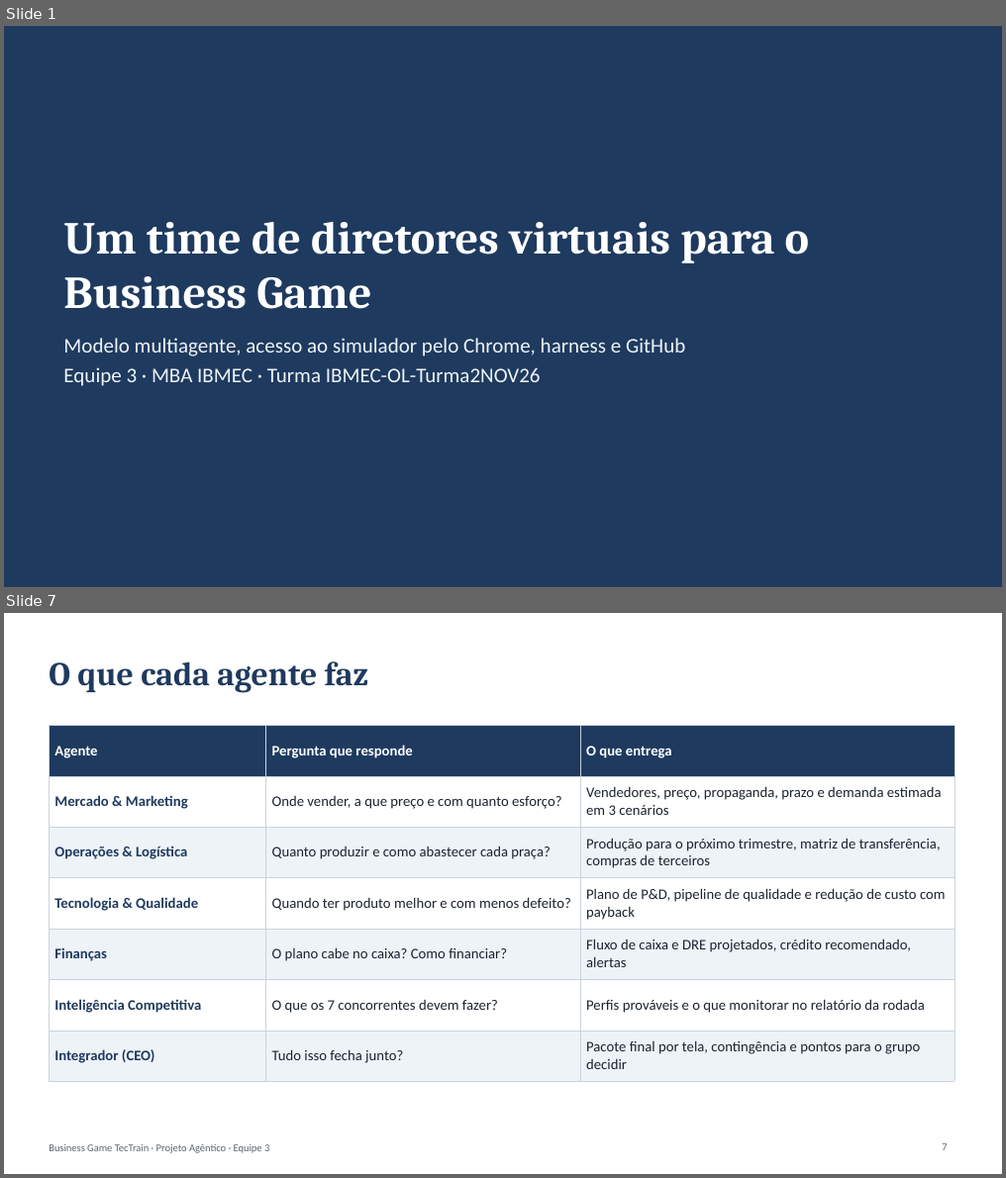
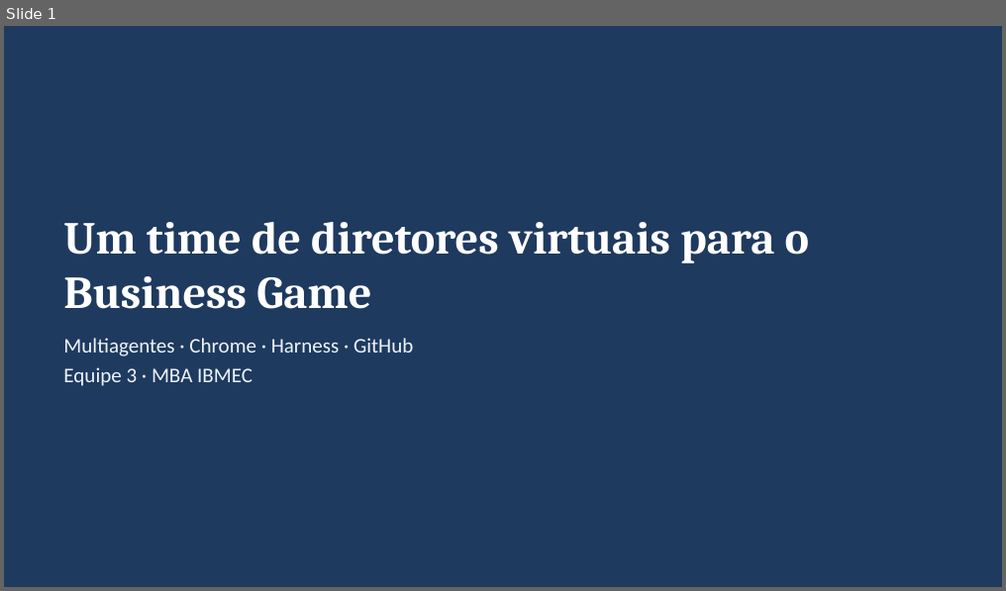
Before and after one commit to katiafrancoso/mba-business-game, a slide deck: entregaveis/Projeto_Agentico_Business_Game_Equipe3.pptx. Shown one above the other, each under a label of ours: slides 1 and 7 before the commit, slide 1 after it; the slides between them are not shown. The pictures are 1006x1178 and 1006x591 pixels, drawn with LibreOffice and Linux fonts; fonts in the diff are those of the drawing. Boxes give left, top, right and bottom in pixels: in the first picture for what was removed or moved away, otherwise in the second. Text is boxed around its words. In the diff, an @@ line names an element or a change of style, - is before the commit and + after.

```diff
--- a/entregaveis/Projeto_Agentico_Business_Game_Equipe3.pptx
+++ b/entregaveis/Projeto_Agentico_Business_Game_Equipe3.pptx
@@ slide 7 removed at bbox=[4, 613, 1002, 1174], background #FFFFFF @@
@@ title removed at bbox=[49, 662, 368, 693] @@
-O que cada agente faz
@@ table removed at bbox=[49, 725, 954, 1073], 7 rows, 3 columns @@
-Agente | Pergunta que responde | O que entrega
-Mercado & Marketing | Onde vender, a que preço e com quanto esforço? | Vendedores, preço, propaganda, prazo e demanda estimada em 3 cenários
-Operações & Logística | Quanto produzir e como abastecer cada praça? | Produção para o próximo trimestre, matriz de transferência, compras de terceiros
-Tecnologia & Qualidade | Quando ter produto melhor e com menos defeito? | Plano de P&D, pipeline de qualidade e redução de custo com payback
-Finanças | O plano cabe no caixa? Como financiar? | Fluxo de caixa e DRE projetados, crédito recomendado, alertas
-Inteligência Competitiva | O que os 7 concorrentes devem fazer? | Perfis prováveis e o que monitorar no relatório da rodada
-Integrador (CEO) | Tudo isso fecha junto? | Pacote final por tela, contingência e pontos para o grupo decidir
@@ text removed at bbox=[49, 1145, 269, 1154] @@
-Business Game TecTrain · Projeto Agêntico · Equipe 3
@@ page number removed at bbox=[942, 1144, 946, 1151] @@
-7
@@ slide 1 changed as well @@
@@ text at bbox=[63, 338, 413, 386]: text changed @@
-Modelo multiagente, acesso ao simulador pelo Chrome, harness e GitHub
-Equipe 3 · MBA IBMEC · Turma IBMEC-OL-Turma2NOV26
+Multiagentes · Chrome · Harness · GitHub
+Equipe 3 · MBA IBMEC
```
Also in this commit, not shown: 3 other slides changed, 2 slides added, 7 other slides removed, 3 other files.
